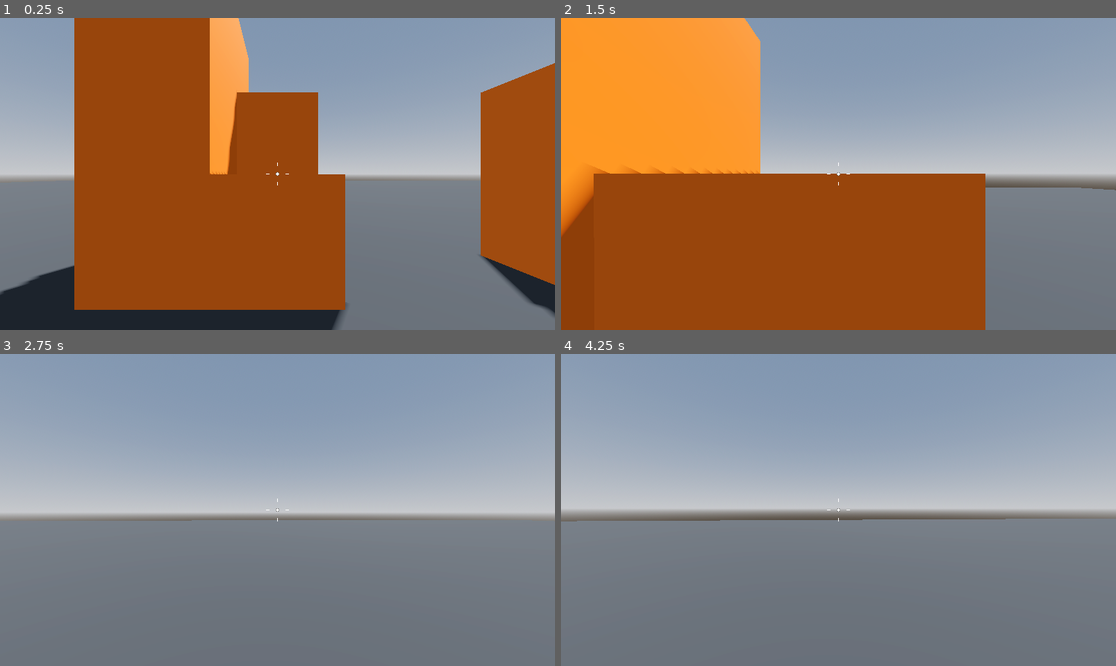
Above: before the commit, frames 1-4 (two rows, left to right).
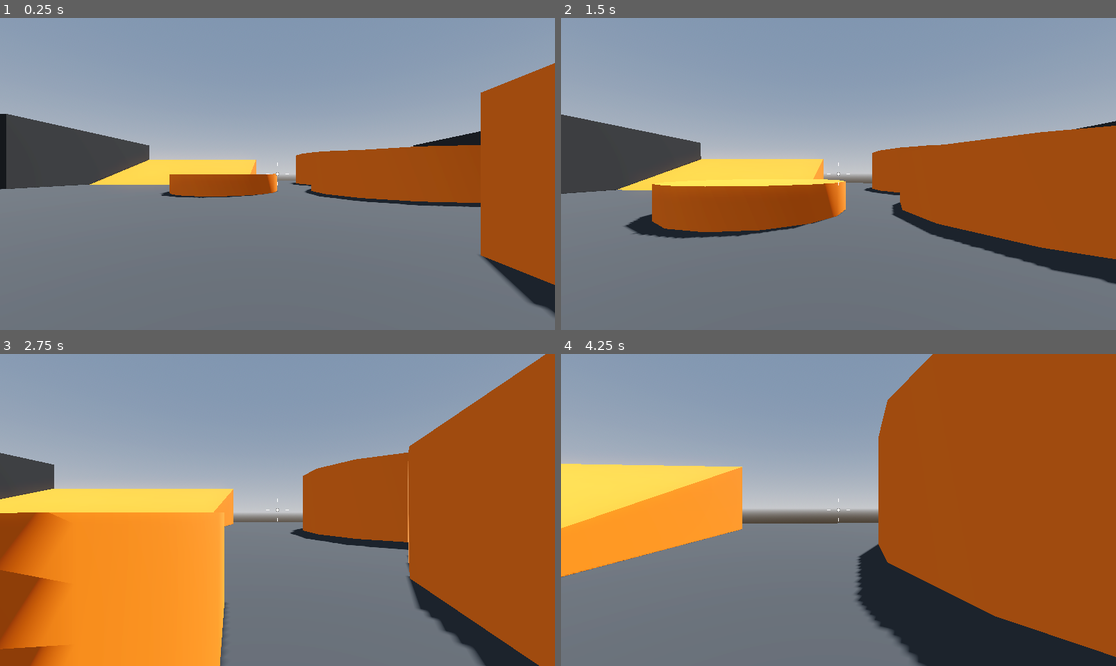
Above: after the commit, the same moments.

Repository: BlurryGames/RoboRampage
Game: Godot game, scene res://levels/sand_box.tscn
The game is run twice, just before and just after one commit, with the same random seed, the same clock (stepped at 60 frames per second) and the same inputs.
Inputs (mouse positions are in pixels of both pictures, inside the frame that each line leads up to):
- Up to frame 1 (0.25 s): no input
- Up to frame 2 (1.5 s): tap Enter at 0.5 s; move the mouse to (866, 174) at 0.52 s; hold W (move_forward) from 0.53 s (still down); tap Space (jump) at 0.77 s; move the mouse to (810, 174) at 1.27 s
- Up to frame 3 (2.75 s): keep holding W (move_forward); tap Space (jump) at 1.52 s; move the mouse to (288, 503) at 2.02 s
- Up to frame 4 (4.25 s): keep holding W (move_forward); move the mouse to (832, 516) at 2.77 s; tap Space (jump) at 3.02, 3.77 s; move the mouse to (877, 513) at 3.52 s

The runs differ from the first frame. In frame 1, 51% of the frame differs, in the area x 0-87%, y 0-100%; in frame 2, 62%, in the area x 0-100%, y 0-100%; in frame 3, 50%; in frame 4, 52%.

Commit message:
Section4: Robo Rampage / Lesson6: Making a Prototyping Sandbox

Diff:
--- /dev/null
+++ b/levels/materials/gray_material.tres
@@ -0,0 +1,4 @@
+[gd_resource type="StandardMaterial3D" format=3 uid="uid://1lssg0qjvisn"]
+
+[resource]
+albedo_color = Color(0.196078, 0.196078, 0.196078, 1)
--- /dev/null
+++ b/levels/materials/orange_material.tres
@@ -0,0 +1,4 @@
+[gd_resource type="StandardMaterial3D" format=3 uid="uid://bdnlqfsqom2km"]
+
+[resource]
+albedo_color = Color(1, 0.470588, 0.0784314, 1)
--- a/levels/sand_box.tscn
+++ b/levels/sand_box.tscn
@@ -1,6 +1,8 @@
 [gd_scene load_steps=7 format=3 uid="uid://cq67mdwkbq73b"]
 
 [ext_resource type="PackedScene" uid="uid://b86xs7k1u6yrc" path="res://player/player.tscn" id="1_2dw65"]
+[ext_resource type="Material" uid="uid://1lssg0qjvisn" path="res://levels/materials/gray_material.tres" id="1_pgvss"]
+[ext_resource type="Material" uid="uid://bdnlqfsqom2km" path="res://levels/materials/orange_material.tres" id="3_hxafd"]
 
 [sub_resource type="ProceduralSkyMaterial" id="ProceduralSkyMaterial_3ogje"]
 sky_horizon_color = Color(0.64625, 0.65575, 0.67075, 1)
@@ -15,12 +17,6 @@
 tonemap_mode = 2
 glow_enabled = true
 
-[sub_resource type="StandardMaterial3D" id="StandardMaterial3D_agqd0"]
-albedo_color = Color(0.196078, 0.196078, 0.196078, 1)
-
-[sub_resource type="StandardMaterial3D" id="StandardMaterial3D_mtw5e"]
-albedo_color = Color(1, 0.470588, 0.0784314, 1)
-
 [node name="SandBox" type="Node3D"]
 
 [node name="WorldEnvironment" type="WorldEnvironment" parent="."]
@@ -34,30 +30,276 @@
 transform = Transform3D(1, 0, 0, 0, 1, 0, 0, 0, 1, 0, -0.5, 0)
 use_collision = true
 size = Vector3(64, 1, 64)
-material = SubResource("StandardMaterial3D_agqd0")
+material = ExtResource("1_pgvss")
 
 [node name="Player" parent="." instance=ExtResource("1_2dw65")]
 transform = Transform3D(1, 0, 0, 0, 1, 0, 0, 0, 1, 0, 1, 0)
 
-[node name="Platform" type="CSGBox3D" parent="."]
-transform = Transform3D(1, 0, 0, 0, 1, 0, 0, 0, 1, 0, 0.5, -2)
-use_collision = true
-material = SubResource("StandardMaterial3D_mtw5e")
-
-[node name="UnreachablePlatform" type="CSGBox3D" parent="."]
+[node name="LevelObjects" type="Node3D" parent="."]
+
+[node name="Platform" type="CSGBox3D" parent="LevelObjects"]
+transform = Transform3D(1, 0, 0, 0, 1, 0, 0, 0, 1, -16, 0.5, -2)
+use_collision = true
+material = ExtResource("3_hxafd")
+
+[node name="Platform10" type="CSGBox3D" parent="LevelObjects"]
+transform = Transform3D(1, 0, 0, 0, 1, 0, 0, 0, 1, 20, 0.5, -8)
+use_collision = true
+material = ExtResource("3_hxafd")
+
+[node name="Platform11" type="CSGBox3D" parent="LevelObjects"]
+transform = Transform3D(1, 0, 0, 0, 1, 0, 0, 0, 1, 21, 1, -8)
+use_collision = true
+size = Vector3(1, 2, 1)
+material = ExtResource("3_hxafd")
+
+[node name="Platform12" type="CSGBox3D" parent="LevelObjects"]
+transform = Transform3D(1, 0, 0, 0, 1, 0, 0, 0, 1, 23, 1.5, -8)
+use_collision = true
+size = Vector3(1, 3, 1)
+material = ExtResource("3_hxafd")
+
+[node name="Platform13" type="CSGBox3D" parent="LevelObjects"]
+transform = Transform3D(1, 0, 0, 0, 1, 0, 0, 0, 1, 25, 2, -8)
+use_collision = true
+size = Vector3(1, 4, 1)
+material = ExtResource("3_hxafd")
+
+[node name="Platform14" type="CSGBox3D" parent="LevelObjects"]
+transform = Transform3D(1, 0, 0, 0, 1, 0, 0, 0, 1, 20, 0.5, 8)
+use_collision = true
+material = ExtResource("3_hxafd")
+
+[node name="Platform15" type="CSGBox3D" parent="LevelObjects"]
+transform = Transform3D(1, 0, 0, 0, 1, 0, 0, 0, 1, 21, 1, 8)
+use_collision = true
+size = Vector3(1, 2, 1)
+material = ExtResource("3_hxafd")
+
+[node name="Platform16" type="CSGBox3D" parent="LevelObjects"]
+transform = Transform3D(1, 0, 0, 0, 1, 0, 0, 0, 1, 23, 1.5, 8)
+use_collision = true
+size = Vector3(1, 3, 1)
+material = ExtResource("3_hxafd")
+
+[node name="Platform17" type="CSGBox3D" parent="LevelObjects"]
+transform = Transform3D(1, 0, 0, 0, 1, 0, 0, 0, 1, 25, 2, 8)
+use_collision = true
+size = Vector3(1, 4, 1)
+material = ExtResource("3_hxafd")
+
+[node name="Platform18" type="CSGBox3D" parent="LevelObjects"]
+transform = Transform3D(-4.37114e-08, 0, 1, 0, 1, 0, -1, 0, -4.37114e-08, 18.25, 0.5, 24.25)
+use_collision = true
+material = ExtResource("3_hxafd")
+
+[node name="Platform19" type="CSGBox3D" parent="LevelObjects"]
+transform = Transform3D(-4.37114e-08, 0, 1, 0, 1, 0, -1, 0, -4.37114e-08, 18.25, 1, 23.25)
+use_collision = true
+size = Vector3(1, 2, 1)
+material = ExtResource("3_hxafd")
+
+[node name="Platform20" type="CSGBox3D" parent="LevelObjects"]
+transform = Transform3D(-4.37114e-08, 0, 1, 0, 1, 0, -1, 0, -4.37114e-08, 18.25, 1.5, 21.25)
+use_collision = true
+size = Vector3(1, 3, 1)
+material = ExtResource("3_hxafd")
+
+[node name="Platform21" type="CSGBox3D" parent="LevelObjects"]
+transform = Transform3D(-4.37114e-08, 0, 1, 0, 1, 0, -1, 0, -4.37114e-08, 18.25, 2, 19.25)
+use_collision = true
+size = Vector3(1, 4, 1)
+material = ExtResource("3_hxafd")
+
+[node name="Platform5" type="CSGBox3D" parent="LevelObjects"]
+transform = Transform3D(1, 0, 0, 0, 1, 0, 0, 0, 1, -25, 5.5, -10)
+use_collision = true
+size = Vector3(2, 0.5, 4)
+material = ExtResource("3_hxafd")
+
+[node name="Platform22" type="CSGBox3D" parent="LevelObjects"]
+transform = Transform3D(-4.37114e-08, 0, 1, 0, 1, 0, -1, 0, -4.37114e-08, -9, 5.5, 24)
+use_collision = true
+size = Vector3(5, 0.5, 20)
+material = ExtResource("3_hxafd")
+
+[node name="Platform23" type="CSGBox3D" parent="LevelObjects"]
+transform = Transform3D(-4.37114e-08, 0, 1, 0, 1, 0, -1, 0, -4.37114e-08, 11, 5.5, 24)
+use_collision = true
+size = Vector3(5, 0.5, 20)
+material = ExtResource("3_hxafd")
+
+[node name="Platform6" type="CSGBox3D" parent="LevelObjects"]
+transform = Transform3D(1, 0, 0, 0, 1, 0, 0, 0, 1, -25, 5.5, 10)
+use_collision = true
+size = Vector3(2, 0.5, 4)
+material = ExtResource("3_hxafd")
+
+[node name="Platform7" type="CSGBox3D" parent="LevelObjects"]
+transform = Transform3D(1, 0, 0, 0, 1, 0, 0, 0, 1, -21, 5.5, 10)
+use_collision = true
+size = Vector3(2, 0.5, 4)
+material = ExtResource("3_hxafd")
+
+[node name="Platform8" type="CSGBox3D" parent="LevelObjects"]
+transform = Transform3D(1, 0, 0, 0, 1, 0, 0, 0, 1, 21, 5.5, 10)
+use_collision = true
+size = Vector3(2, 0.5, 4)
+material = ExtResource("3_hxafd")
+
+[node name="Platform9" type="CSGBox3D" parent="LevelObjects"]
+transform = Transform3D(1, 0, 0, 0, 1, 0, 0, 0, 1, 27, 5.5, -10)
+use_collision = true
+size = Vector3(2, 0.5, 4)
+material = ExtResource("3_hxafd")
+
+[node name="UnreachablePlatform" type="CSGBox3D" parent="LevelObjects"]
 transform = Transform3D(1, 0, 0, 0, 1, 0, 0, 0, 1, 3, 1, -2)
 use_collision = true
 size = Vector3(1, 2, 1)
-material = SubResource("StandardMaterial3D_mtw5e")
-
-[node name="Platform2" type="CSGBox3D" parent="."]
-transform = Transform3D(1, 0, 0, 0, 1, 0, 0, 0, 1, 0, 1, -3)
-use_collision = true
-size = Vector3(1, 2, 1)
-material = SubResource("StandardMaterial3D_mtw5e")
-
-[node name="Platform3" type="CSGBox3D" parent="."]
-transform = Transform3D(1, 0, 0, 0, 1, 0, 0, 0, 1, -1, 1.5, -2.5)
+material = ExtResource("3_hxafd")
+
+[node name="Platform2" type="CSGBox3D" parent="LevelObjects"]
+transform = Transform3D(1, 0, 0, 0, 1, 0, 0, 0, 1, -16, 1, -3)
+use_collision = true
+size = Vector3(1, 2, 1)
+material = ExtResource("3_hxafd")
+
+[node name="Platform4" type="CSGBox3D" parent="LevelObjects"]
+transform = Transform3D(1, 0, 0, 0, 1, 0, 0, 0, 1, -17, 2, -4)
+use_collision = true
+size = Vector3(1, 4, 1)
+material = ExtResource("3_hxafd")
+
+[node name="Platform3" type="CSGBox3D" parent="LevelObjects"]
+transform = Transform3D(1, 0, 0, 0, 1, 0, 0, 0, 1, -17, 1.5, -2.5)
 use_collision = true
 size = Vector3(1, 3, 2)
-material = SubResource("StandardMaterial3D_mtw5e")
+material = ExtResource("3_hxafd")
+
+[node name="Building" type="CSGBox3D" parent="LevelObjects"]
+transform = Transform3D(1, 0, 0, 0, 1, 0, 0, 0, 1, -23, 2.5, -21)
+material_override = ExtResource("1_pgvss")
+use_collision = true
+size = Vector3(10, 5, 15)
+
+[node name="LargeFlatArea" type="CSGBox3D" parent="LevelObjects"]
+transform = Transform3D(1, 0, 0, 0, 1, 0, 0, 0, 1, 0, 0.5, 18)
+material_override = ExtResource("1_pgvss")
+use_collision = true
+size = Vector3(20, 1, 20)
+
+[node name="Building2" type="CSGBox3D" parent="LevelObjects"]
+transform = Transform3D(1, 0, 0, 0, 1, 0, 0, 0, 1, -23, 2.5, 0)
+material_override = ExtResource("1_pgvss")
+use_collision = true
+size = Vector3(10, 5, 15)
+
+[node name="Building3" type="CSGBox3D" parent="LevelObjects"]
+transform = Transform3D(1, 0, 0, 0, 1, 0, 0, 0, 1, -23, 2.5, 20)
+material_override = ExtResource("1_pgvss")
+use_collision = true
+size = Vector3(10, 5, 15)
+
+[node name="Building4" type="CSGBox3D" parent="LevelObjects"]
+transform = Transform3D(1, 0, 0, 0, 1, 0, 0, 0, 1, 24, 2.5, -21)
+material_override = ExtResource("1_pgvss")
+use_collision = true
+size = Vector3(10, 5, 15)
+
+[node name="Building5" type="CSGBox3D" parent="LevelObjects"]
+transform = Transform3D(1, 0, 0, 0, 1, 0, 0, 0, 1, 24, 2.5, 0)
+material_override = ExtResource("1_pgvss")
+use_collision = true
+size = Vector3(10, 5, 15)
+
+[node name="Building6" type="CSGBox3D" parent="LevelObjects"]
+transform = Transform3D(1, 0, 0, 0, 1, 0, 0, 0, 1, 24, 2.5, 20)
+material_override = ExtResource("1_pgvss")
+use_collision = true
+size = Vector3(10, 5, 15)
+
+[node name="Slope" type="CSGPolygon3D" parent="LevelObjects"]
+transform = Transform3D(3, 0, 0, 0, 3, 0, 0, 0, 3, 16, 0, -13.5)
+use_collision = true
+polygon = PackedVector2Array(0, 0, 1, 1, 1, 0)
+depth = 5.0
+material = ExtResource("3_hxafd")
+
+[node name="Slope2" type="CSGPolygon3D" parent="LevelObjects"]
+transform = Transform3D(5.96046e-08, 0, 3, 0, 3, 0, -3, 0, 5.96046e-08, -3, 0, -19.5)
+use_collision = true
+polygon = PackedVector2Array(0, 0, 3, 1, 3, 0)
+depth = 5.0
+material = ExtResource("3_hxafd")
+
+[node name="CSGCylinder3D" type="CSGCylinder3D" parent="LevelObjects"]
+transform = Transform3D(1, 0, 0, 0, 1, 0, 0, 0, 1, 7, 1, -12)
+use_collision = true
+radius = 5.0
+sides = 16
+material = ExtResource("3_hxafd")
+
+[node name="CSGCylinder3D3" type="CSGCylinder3D" parent="LevelObjects"]
+transform = Transform3D(1, 0, 0, 0, 1, 0, 0, 0, 1, -3, 0.5, -12)
+use_collision = true
+radius = 3.0
+height = 1.0
+sides = 16
+material = ExtResource("3_hxafd")
+
+[node name="CSGCylinder3D4" type="CSGCylinder3D" parent="LevelObjects"]
+transform = Transform3D(1, 0, 0, 0, 1, 0, 0, 0, 1, 10, 0.5, -6)
+use_collision = true
+radius = 3.0
+height = 1.0
+sides = 16
+material = ExtResource("3_hxafd")
+
+[node name="CSGCylinder3D5" type="CSGCylinder3D" parent="LevelObjects"]
+transform = Transform3D(1, 0, 0, 0, 1, 0, 0, 0, 1, 4, 1.5, 14)
+use_collision = true
+radius = 3.0
+height = 1.0
+sides = 16
+material = ExtResource("3_hxafd")
+
+[node name="CSGCylinder3D6" type="CSGCylinder3D" parent="LevelObjects"]
+transform = Transform3D(1, 0, 0, 0, 1, 0, 0, 0, 1, -6, 1.5, 18)
+use_collision = true
+radius = 3.0
+height = 1.0
+sides = 16
+material = ExtResource("3_hxafd")
+
+[node name="CSGCylinder3D7" type="CSGCylinder3D" parent="LevelObjects"]
+transform = Transform3D(1, 0, 0, 0, 1, 0, 0, 0, 1, -11, 2.5, 16)
+use_collision = true
+radius = 3.0
+height = 1.0
+sides = 16
+material = ExtResource("3_hxafd")
+
+[node name="CSGCylinder3D8" type="CSGCylinder3D" parent="LevelObjects"]
+transform = Transform3D(1, 0, 0, 0, 1, 0, 0, 0, 1, -15, 3.5, 17)
+use_collision = true
+radius = 2.0
+height = 1.0
+sides = 16
+material = ExtResource("3_hxafd")
+
+[node name="CSGCylinder3D9" type="CSGCylinder3D" parent="LevelObjects"]
+transform = Transform3D(1, 0, 0, 0, 1, 0, 0, 0, 1, -17, 4.5, 18)
+use_collision = true
+radius = 1.0
+height = 1.0
+sides = 16
+material = ExtResource("3_hxafd")
+
+[node name="CSGCylinder3D2" type="CSGCylinder3D" parent="LevelObjects"]
+transform = Transform3D(1, 0, 0, 0, 1, 0, 0, 0, 1, 7, 1.5, -22)
+use_collision = true
+radius = 5.0
+height = 3.0
+sides = 16
+material = ExtResource("3_hxafd")
